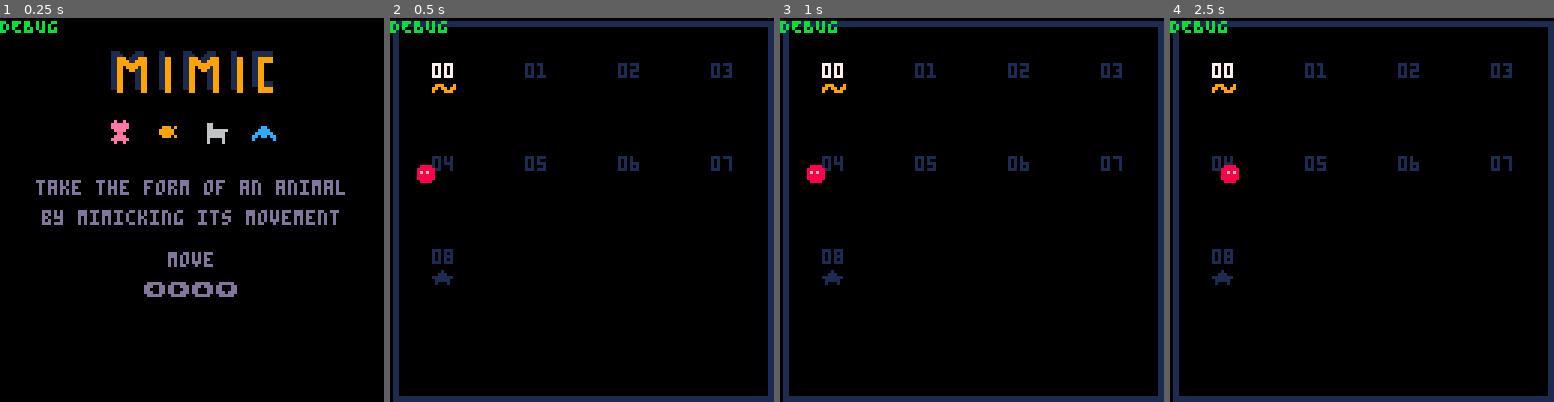
Above: before the commit, frames 1-4 (left to right).
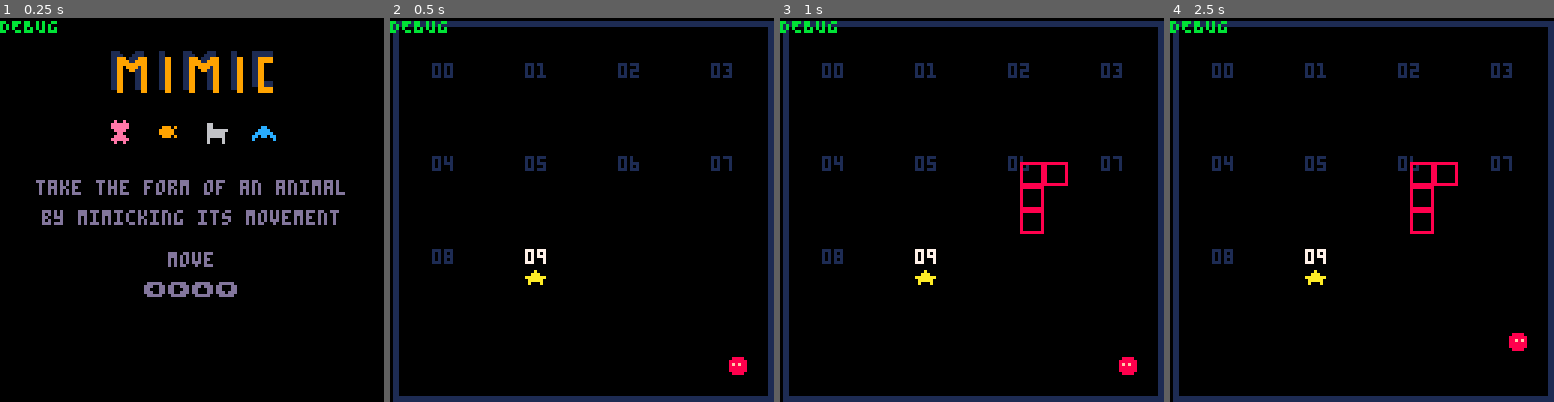
Above: after the commit, the same moments.

Repository: sourencho/mimic
Game: PICO-8 cartridge mimic.p8
Same seed, same stepped clock (60 frames per second), same inputs: the game is played once before the commit and once after it.
Inputs:
- Up to frame 1 (0.25 s): no input
- Up to frame 2 (0.5 s): tap X (X key) at 0.33 s
- Up to frame 3 (1 s): tap O (Z key) at 0.7 s
- Up to frame 4 (2.5 s): tap X (X key) at 1.07, 1.85 s; hold Right 1.6-2.1 s; tap O (Z key) at 1.7, 2.1 s; hold Up 2.15-2.42 s; hold Right from 2.47 s (still down)

Frame 1 is identical in both runs. In frame 2, 1.0% of the frame differs, in the area x 7-93%, y 11-93%; in frame 3, 1.7%; in frame 4, 1.7%.

Commit message:
Change frog and bird pattern to allow for bird goat merge in the future

Diff:
--- a/mimic.p8
+++ b/mimic.p8
@@ -7,7 +7,7 @@
 -- DATA
 
 -- SETTINGS
-start_level = 0
+start_level = 9
 
 slow_speed = 20 -- the larger the slower the npcs move
 tile_slow_speed = 2 -- the larger the slower the tiles animate
@@ -22,7 +22,7 @@
 stuck_text = "press \151 to restart"
 
 level_size = 16
-level_count = 9
+level_count = 10
 
 debug_mode = true
 debug = "DEBUG\n"
@@ -118,14 +118,14 @@
     },
     {
         spr_n = bird_spr,
-        pattern = {{0, -1}, {1, 0}, {0, 1}, {0, -1} , {-1, 0}, {0, 1}},
+        pattern = {{1, 0}, {0, -1}, {1, 0}, {-1, 0} , {0, 1}, {-1, 0}},
         move_abilities = {cloud, win},
         push_abilities = {},
         display_name = "bird",
     },
     {
         spr_n = frog_spr,
-        pattern = {{-1, 0}, {0, -1}, {-1, 0}, {1, 0} , {0, 1}, {1, 0}},
+        pattern = {{0, -1}, {-1, 0}, {0, -1}, {0, 1} , {1, 0}, {0, 1}},
         move_abilities = {ground, water, win},
         push_abilities = {tree_small, rock_small},
         display_name = "frog",
@@ -176,6 +176,17 @@
 -->8
 -- util
 
+function table_concat(t1, t2)
+    local tc = {}
+    for i=1,#t1 do
+        tc[i] = t1[i]
+    end
+    for i=1,#t2 do
+        tc[#t1+i] = t2[i]
+    end
+    return tc
+end
+
 function copy_table(table)
     copy = {}
     for i=1,#table do
@@ -366,12 +377,18 @@
     return a.pattern[get_pattern_index(a)]
 end
 
+-- returns the next move according to the pattern offset by i
+function get_pattern_move_offset(a, i)
+    print(a.display_name)
+    return a.pattern[((a.t + i) % #a.pattern) + 1]
+end
+
 function npc_get_move(a)
     local new_move, alt_move
 
     -- Move according to pattern if possible
     local pattern_move = get_pattern_move(a)
-    new_loc = {
+    local new_loc = {
         a.x + pattern_move[1],
         a.y + pattern_move[2]
     }
@@ -467,6 +484,7 @@
     -- vfx
     local frame_len = #a.pattern - 1
     sfx(change_pattern_sfx)
+    transform_vfx(a)
     confused_effects(a, new_move, old_move)
     pause(slow_speed * 2)
 end
@@ -597,7 +615,7 @@
     if (btnp(1)) pl.dx = 1
     if (btnp(2)) pl.dy = -1
     if (btnp(3)) pl.dy = 1
-    -- if (btnp(4)) win_vfx({8, 8})
+    if (btnp(4)) transform_vfx(actors[1])
     if (btnp(5)) then
         if game.state == "splash" then
             game.state = "play"
@@ -642,17 +660,6 @@
 -->8
 -- game mechanic
 
-function table_concat(t1, t2)
-    local tc = {}
-    for i=1,#t1 do
-        tc[i] = t1[i]
-    end
-    for i=1,#t2 do
-        tc[#t1+i] = t2[i]
-    end
-    return tc
-end
-
 function rev_pattern(pattern)
     reverse = {}
     for i = 1,#pattern do
@@ -696,7 +703,7 @@
             if is_mimic(player_pattern, a.pattern, player_pattern_size, player_pattern_i) then
                 if(pl.spr != a.spr) then
                     play_player_sfx("transform")
-                    -- transform_vfx(pl)
+                    transform_vfx(a)
                 end
                 pl.move_abilities = copy_table(a.move_abilities)
                 pl.push_abilities = copy_table(a.push_abilities)
@@ -719,6 +726,8 @@
                a.no_trans_count <= 0 and b.no_trans_count <= 0 then
                 merge_animals(a, b)
                 play_player_sfx("transform")
+                transform_vfx(a)
+                transform_vfx(b)
             end
         end
     end
@@ -762,6 +771,22 @@
     b.move_abilities = copy_table(merged_move_abilities)
     a.spr_2 = b.spr
     b.spr_2 = a.spr
+end
+
+-- get the postitions of the tiles the actor's pattern covers
+function get_pattern_coords(a)
+    local coords = {}
+    local loc = {a.x, a.y}
+    for i=0,8 do
+        local pattern_move = get_pattern_move_offset(a, i)
+        local new_loc = {
+            loc[1] + pattern_move[1],
+            loc[2] + pattern_move[2],
+        }
+        add(coords, new_loc)
+        loc = new_loc
+    end
+    return coords
 end
 
 -->8
@@ -957,8 +982,10 @@
 end
 
 function transform_vfx(a)
-    -- noop
-    box_vfx(a.x, a.y, 8)
+    if (not debug_mode) return
+    for pos in all(get_pattern_coords(a)) do
+        box_vfx(pos[1], pos[2], 8)
+    end
 end
 
 function explode_vfx(pos, col, size, count, min_dur, max_dur, min_spd, max_spd)
@@ -1371,9 +1398,9 @@
 16141414060615151506161514b01416000000000000000000000072000000000000000000000000000000000000000000000000000000000000000000000000
 06141405050505958484849615151515000000000000000000000000000000001714141414363534350515150535343500000000000000000000000000000000
 16141414061515151516150514151516000000000000000000000000000000000000000000000000000000000000000000000000000000000000000000000000
-06051515151515752414147515151515000000000000000000530000000000001414141435351515251515151505153400000000000000000000000000000000
+06051515151515752414147515151515000000000000000000000000000000001414141435351515251515151505153400000000000000000000000000000000
 16141414061515041516060615151516000000000000000000000000000000000000000000000000000000000000000000000000000000000000000000000000
-06071574848484d6141474c605150515000000000000000000000000000000001414141415151515151515151515151500000000000000000000720000000000
+06071574848484d6141474c605150515000000000000000053000000000000001414141415151515151515151515151500000000000000000000720000000000
 16141414062615150516160615150606000000000000000000000000000000000000000000000000000000000000000000000000000000000000000000000000
 061515a7060606151424751405171515000000000000000000000000000000001414151515151515152515151505151500000000000000000000000000000000
 16141414260616150515151515150606000000000000000000000000000000000000000000000000000000000000000000000000000000000000000000000000
@@ -1383,9 +1410,9 @@
 26141414141414141414141516161626000000000000000000000000000000000000000000000000000000000000000000000000000000000000000000000000
 06161616060505051515751516060606000000000000000000000000000000000505160624140716161616162416161600000000000000000000000000000000
 06141414141414142514150616161606000000000000000000000000000000000000000000000000000000000000000000000000000000000000000000000000
-06161616160505151515b41506060606000000000000000000000000000000000616161614141474848784a42614141614000000000000000000000000000000
+06161616160505151515b41506060606000000000000000000000000000000000616161614141474848784a40714141614000000000000000000000000000000
 16141414141414141515051516261606000000000000000000000000000000000000000000000000000000000000000000000000000000000000000000000000
-061616161616161515151515060604060000000000000000000000000000000016161616161714a7141714141414241600000000000000000053000000005000
+061616161616161515151515060604060000000000000000000000000000000016161616161714a7141714142426241600000000000000530000000000005000
 16161414141414051515161574848497000050000000000000000000000000000000000000000000000000000000000000000000000000000000000000000000
 060606060606060615051515060606060000000000000000000000000000000084878484849784c6061616160606060600000000000000000000000000000000
 161616261616161616151616a7161606000000000000000000000000000000000000000000000000000000000000000000000000000000000000000000000000
@@ -1572,12 +1599,12 @@
 60616160616749606060606060606160000000000000000000000000000000000b0b0b700b710b0b0b0b0b60616160610000050000000000000000000000000048486d60616050606051515060606061000000000000000000000000000000006042606060616060605150505150505000000000000000000000000000000000
 6260626060607a60606060626060606000000000000000000000000000000000700b0b0b0b700b0b0b0b710b716061610000000000000000000000000000000060606060606261606160606060606162000000000000000000000000000000006160606160606161615150505050505000000000000000000000000000000000
 4141414141414141414141414141414100000000000000000000000000000000606060606060606060606060606060600000000000000000000000000000000061606261606060606160506160616060000000000000000000000000000000006061616060616161615050505751505000000000000000000000000000000000
-4141414143414141416341414141414100000000000000000000000000000000606060606060606060606060606160610000000000150000000000000000000060616060606060616162615050626060000000000000000000000000000000006060606060616060605050476c51515100000000000000000000000000000000
-4143434143436373415343414143414100000000000000000000000000000000616161606161616161616061474878480000000000000000000000000000000060626260616161626060616050506060000000000000000000000000000000006060606060615b484848486d5151505000000000000000000000000000000000
-4163405343537343734343634343636300000000001700000000000000000000616061616261606161616161576060600000000000000000000000000000001560606161606060606160605151506061000000000000000000000000000000006160606060616060606161425050505000000000000000000000000000270000
+4141414143414143416341414141414100000000000000000000000000000000606060606060606060606060606160610000000000150000000000000000000060616060606060616162615050626060000000000000000000000000000000006060606060616060605050476c51515100000000000000000000000000000000
+4143434143436343435343414143414100000000000000000000000000000000616161606161616161616061474878480000000000000000000000000000000060626260616161626060616050506060000000000000000000000000000000006060606060615b484848486d5151505000000000000000000000000000000000
+4163405343537363734343634343636300000000001700000000000000000000616061616261606161616161576060600000000000000000000000000000001560606161606060606160605151506061000000000000000000000000000000006160606060616060606161425050505000000000000000000000000000270000
 43435363436343435373736343636343000000000000000000000000000000004878484961616147487848495760606100000000000000000000000000000000606161616062626060616050405060600000000000000000000000000000000061605a6060616160606061415050505000000000000000000000000000000000
-43434377484878484879484a43515053000000000000000000000000000000006060615761616157515050676d60616100000000000000000000000000000000606060606060606161606050505060600000000000000000000000000000000061607a6060606160606061416060505000000000000000000000000000000000
-4879486c61606061604161534350506300000000000000000000000000000000606061677948486d5161616160607061000000000000000000000000000000006062606160606062605150515051515000000000000000000000000000000000616067484960616061774a417260505000000000000000000000000000000000
+434343774848784848794a5351515053000000000000000000000000000000006060615761616157515050676d60616100000000000000000000000000000000606060606060606161606050505060600000000000000000000000000000000061607a6060606160606061416060505000000000000000000000000000000000
+4879486c61606061604161635150506300000000000000000000000000000000606061677948486d5161616160607061000000000000000000000000000000006062606160606062605150515051515000000000000000000000000000000000616067484960616061774a417260505000000000000000000000000000000000
 616160616161616161615150505151514100000000000000000000000000000061616051505150515141714172414161000000000000000000000000000000006062626060606060605041505050615100000000000000000000000000000000516060607a616060615760414160505000000000000000000000000000000000
 6141414172414141414241414172416000000000000000000000000000000000605151515050515051417041414141610000000000000000000000000000000060616060414170606051715051506050000000000000000000000000000000005050516159484878486c60704160505000000000000000000007000000000000
 5041724141414241414160515050516000000000000000000000000000000000615151505051505147784a4141417261000000000000000000000000000000006160615172414141605041505150605100000000000000000000000000000000515047486c604172414141416060505000000000000000000000000000000000
